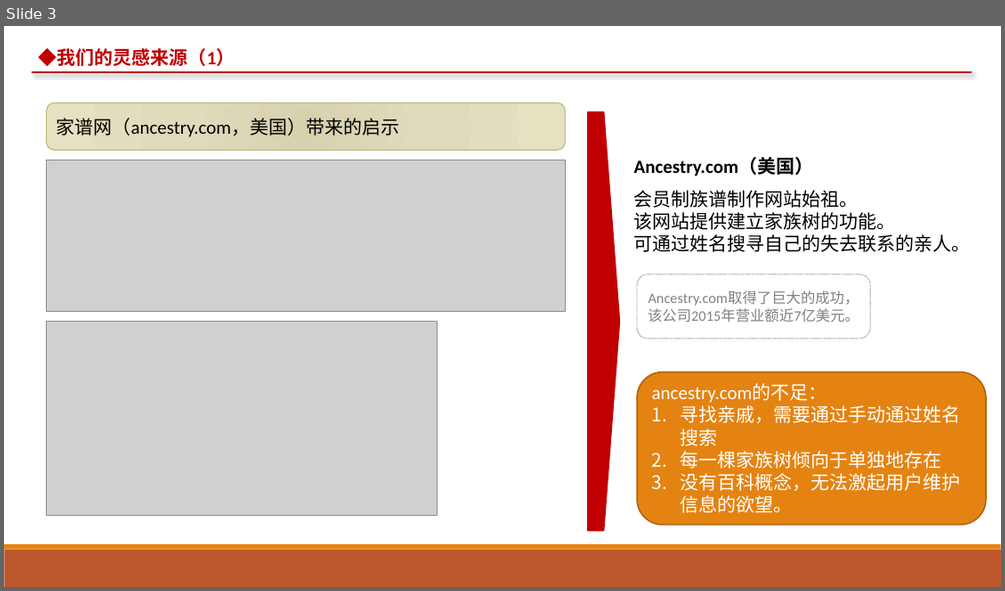
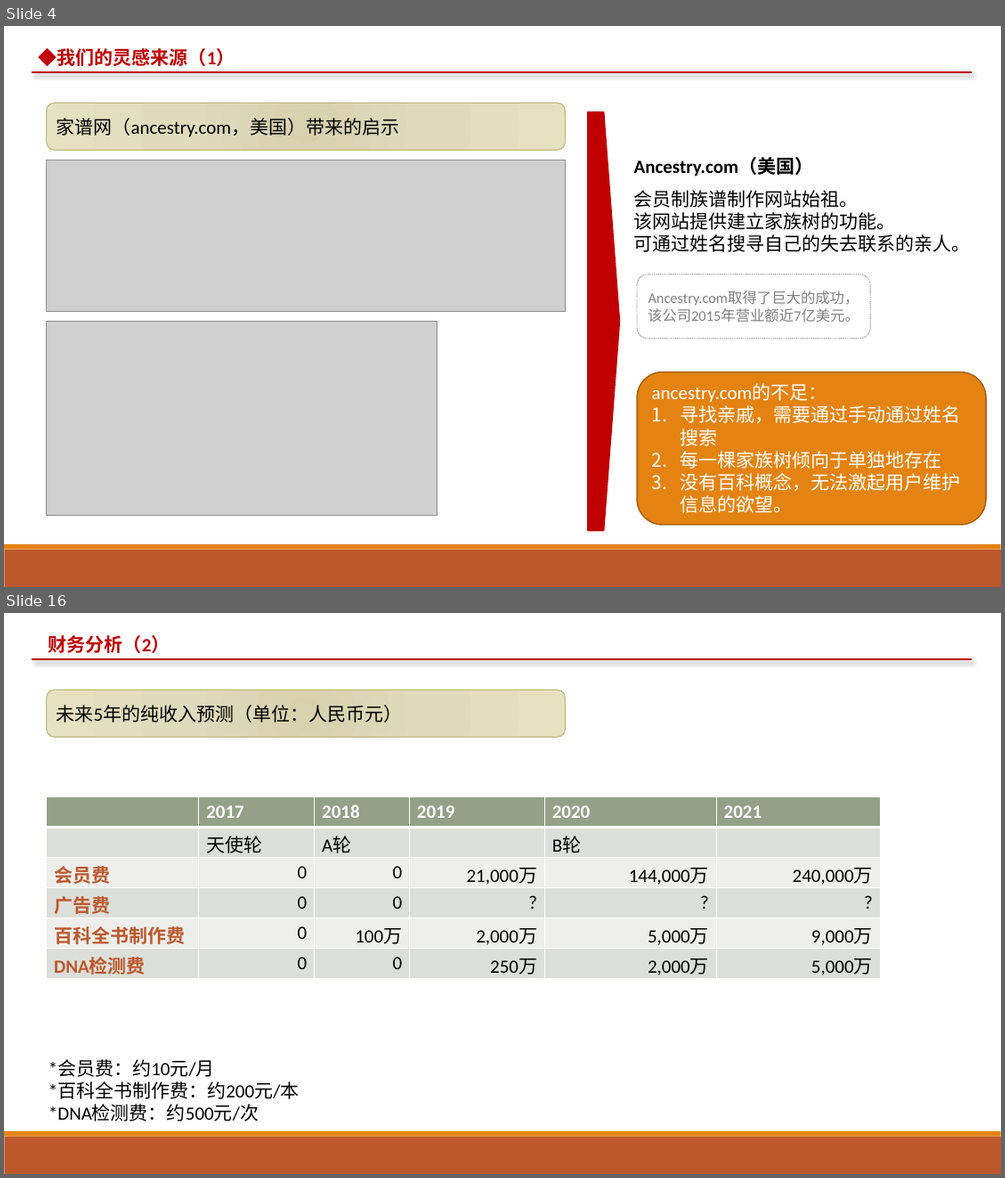
Before and after one commit to alpena1986/bloodnetdoc, a slide deck: 商业计划书.pptx. Shown one above the other, each under a label of ours: slide 3 before the commit, slides 4 and 16 after it; the slides between them are not shown. The pictures are 1005x591 and 1005x1178 pixels, drawn with LibreOffice and Linux fonts; fonts in the diff are those of the drawing; grey boxes stand for pictures. Boxes give left, top, right and bottom in pixels: in the first picture for what was removed or moved away, otherwise in the second. Text is boxed around its words. In the diff, an @@ line names an element or a change of style, - is before the commit and + after.

```diff
--- a/商业计划书.pptx
+++ b/商业计划书.pptx
@@ slide 16 added at (x1=4, y1=613, x2=1001, y2=1174), background #FFFFFF; not listed: 2 template elements that a slide beside it also shows @@
@@ text added at (x1=48, y1=635, x2=170, y2=653), 18 pt, text #C00000, bold @@
+财务分析（2）
@@ line added from (31, 659) to (971, 659), #C00000 1.5 pt @@
@@ rounded rectangle added at (x1=47, y1=690, x2=566, y2=737), fill gradient #D7D3AF to #DFDBBD to #E5E1C1, outline #C2BC80 1 pt, 18 pt, text #000000 @@
+未来5年的纯收入预测（单位：人民币元）
@@ table added at (x1=47, y1=796, x2=882, y2=982), 6 rows, 6 columns @@
+ | 2017 | 2018 | 2019 | 2020 | 2021
+ | 天使轮 | A轮 |  | B轮 | 
+会员费 | 0 | 0 | 21,000万 | 144,000万 | 240,000万
+广告费 | 0 | 0 | ? | ? | ?
+百科全书制作费 | 0 | 100万 | 2,000万 | 5,000万 | 9,000万
+DNA检测费 | 0 | 0 | 250万 | 2,000万 | 5,000万
@@ text added at (x1=48, y1=1059, x2=299, y2=1121), 18 pt, text #000000 @@
+*会员费：约10元/月
+*百科全书制作费：约200元/本
+*DNA检测费：约500元/次
@@ what was slide 3 is now slide 4 @@
```
Also in this commit, not shown: 7 slides changed, 9 other slides added, 1 slide removed, 1 other file.
